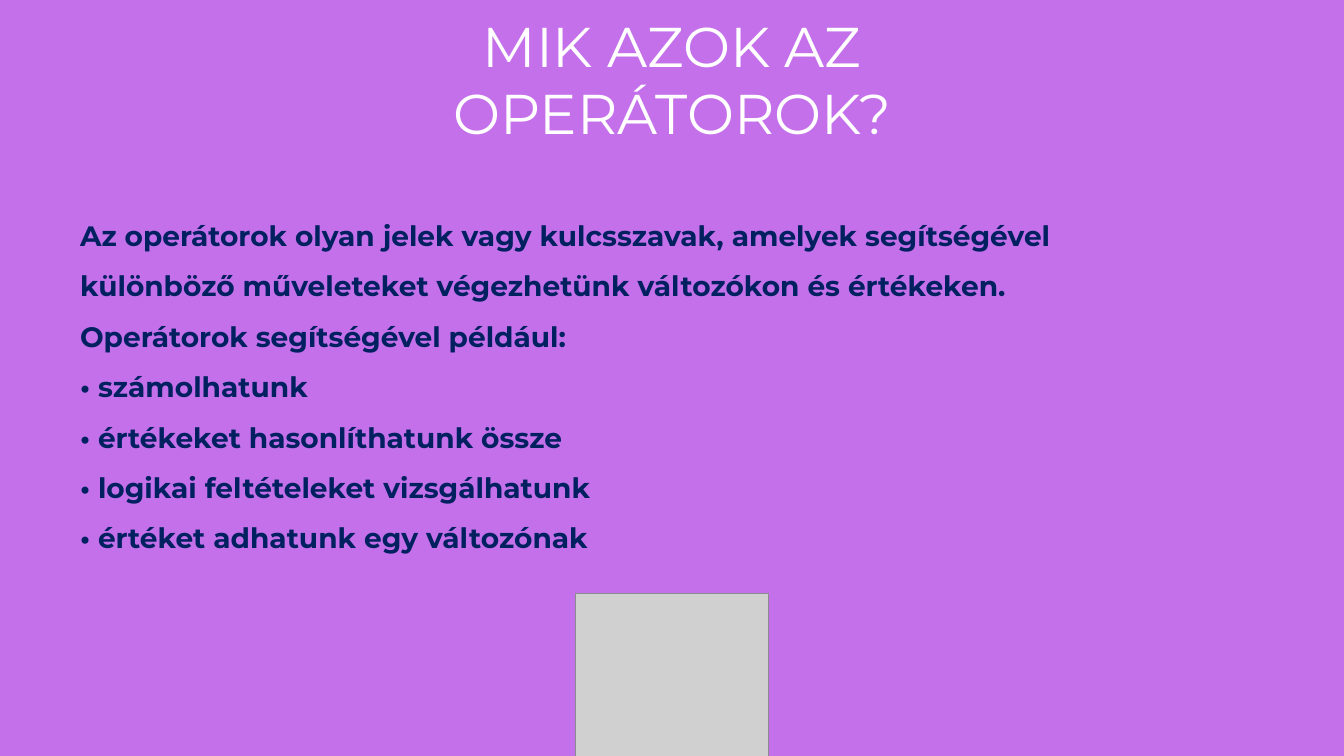
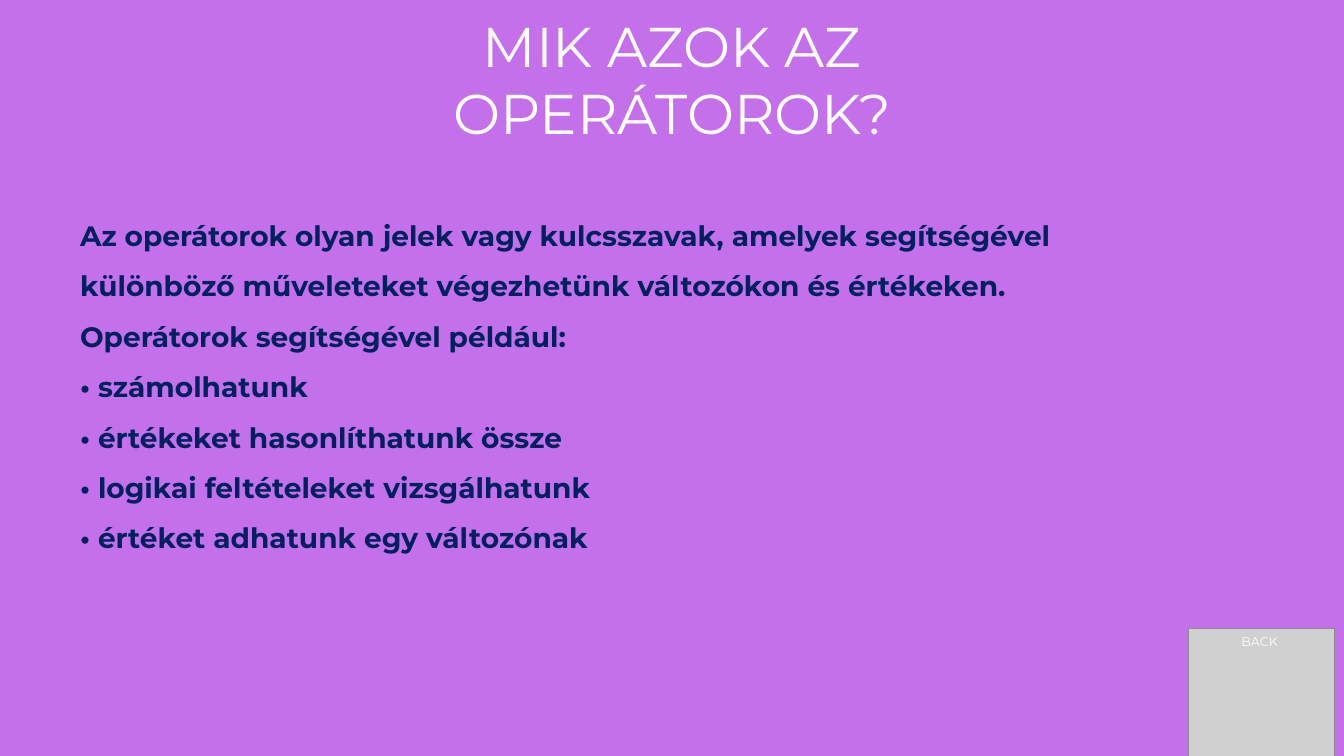
Before and after one commit to Goncol0907/Operatorok, a slide deck: slide 3 of Operátorok.pptx. Drawn at 1344x756 pixels with LibreOffice and Linux fonts; fonts in the diff are those of the drawing; grey boxes stand for pictures. Boxes give left, top, right and bottom in pixels: in the first picture for what was removed or moved away, otherwise in the second. Text is boxed around its words. In the diff, an @@ line names an element or a change of style, - is before the commit and + after.

```diff
--- a/Operátorok.pptx
+++ b/Operátorok.pptx
@@ picture: place and size @@
-picture at bbox=[576, 594, 769, 756]
+picture at bbox=[1190, 628, 1336, 756]
@@ text added at bbox=[1241, 639, 1277, 646], 9 pt, text #FFFFFF @@
+BACK
```
Also in this commit, not shown: 6 other slides changed, 1 slide added.
